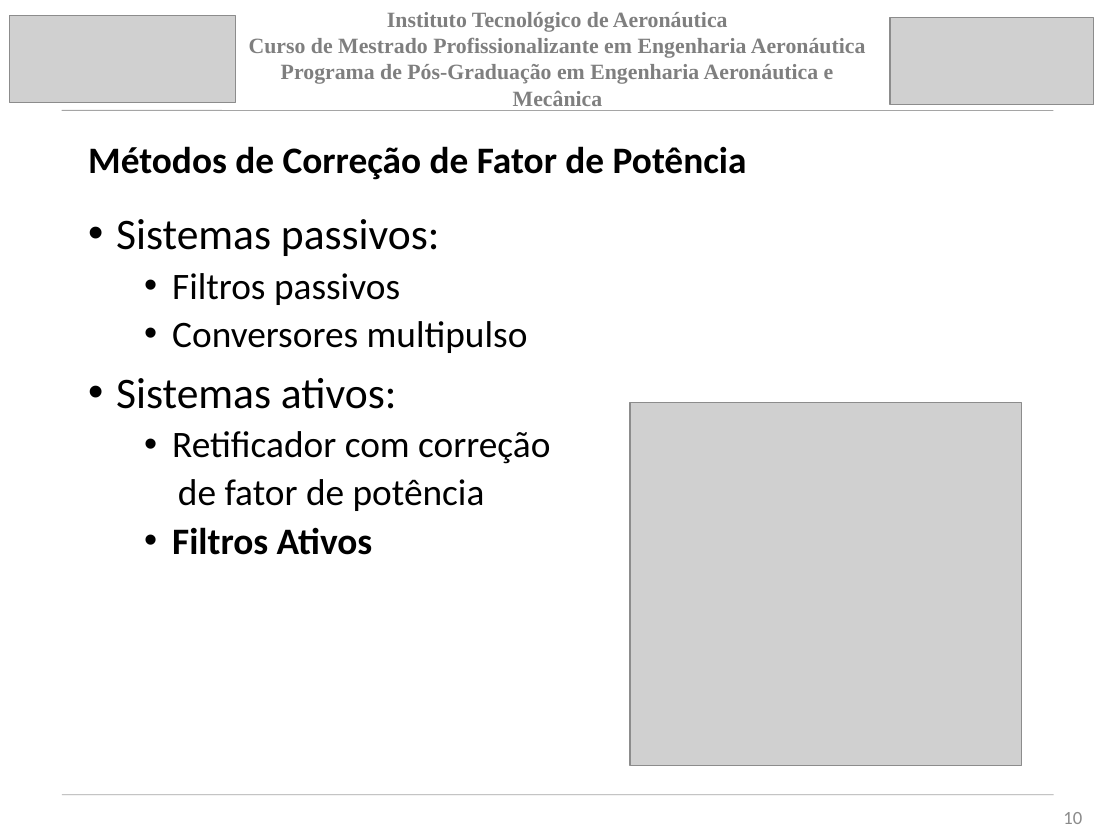
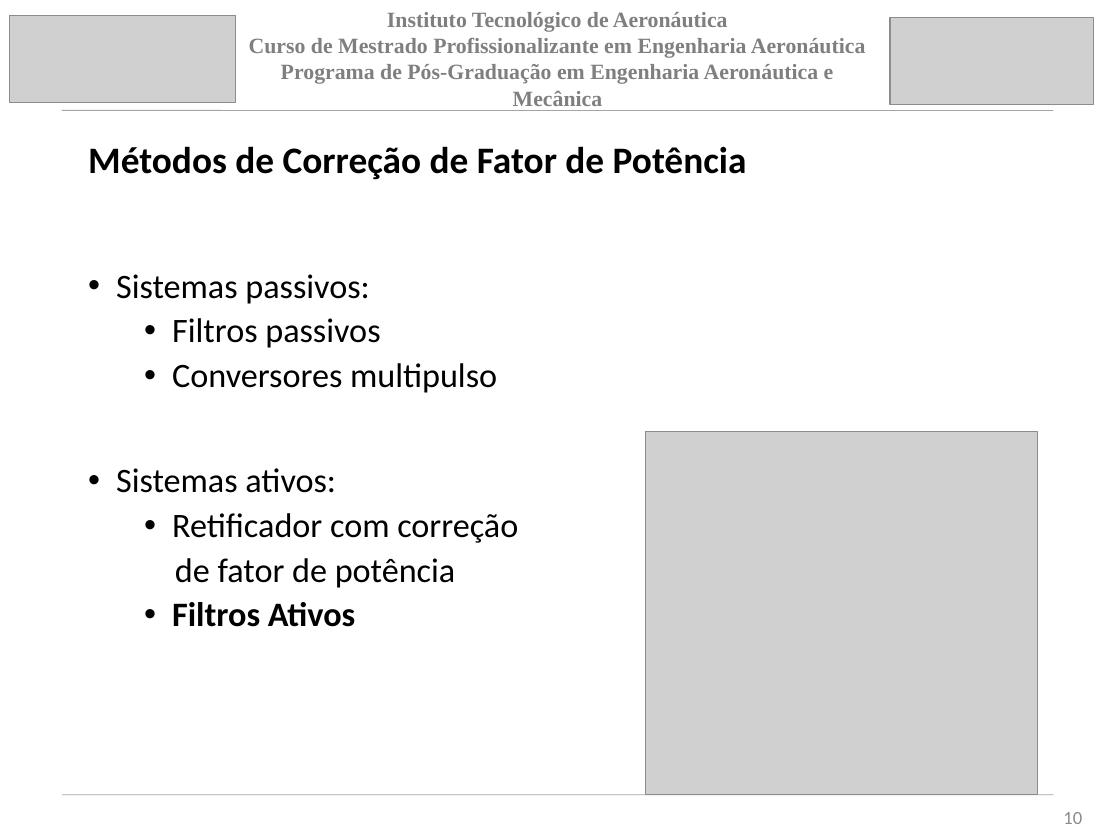
Before and after one commit to jpsoliv/MestradoJPSO, a slide deck: slide 10 of Apresentação/Apresentação_baixo_nive_V1.pptx. Drawn at 1120x840 pixels with LibreOffice and Linux fonts; fonts in the diff are those of the drawing; grey boxes stand for pictures. Boxes give left, top, right and bottom in pixels: in the first picture for what was removed or moved away, otherwise in the second. Text is boxed around its words. In the diff, an @@ line names an element or a change of style, - is before the commit and + after.

```diff
--- a/Apresentação/Apresentação_baixo_nive_V1.pptx
+++ b/Apresentação/Apresentação_baixo_nive_V1.pptx
@@ text "Sistemas passivos:" at <box>116,274,518,627</box>: size 28 to 22 pt in "Sistemas passivos:", "Sistemas ativos:"; size 24 to 22 pt in "Filtros passivos", "Conversores multipulso", "Retificador com correção", "de fator de potência" and 1 more places @@
@@ picture: place and size @@
-picture at <box>631,403,1021,766</box>
+picture at <box>646,431,1037,794</box>
```
Also in this commit, not shown: 7 other slides changed, 1 other file.
